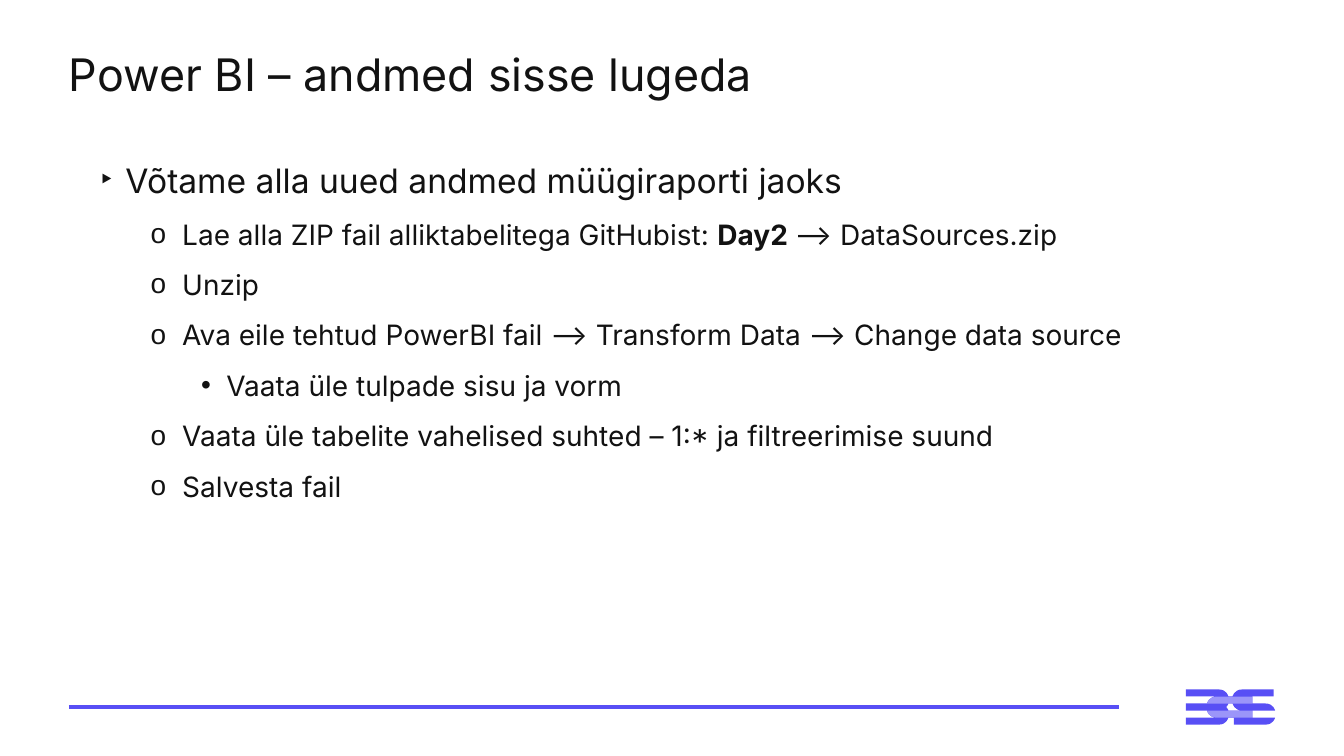
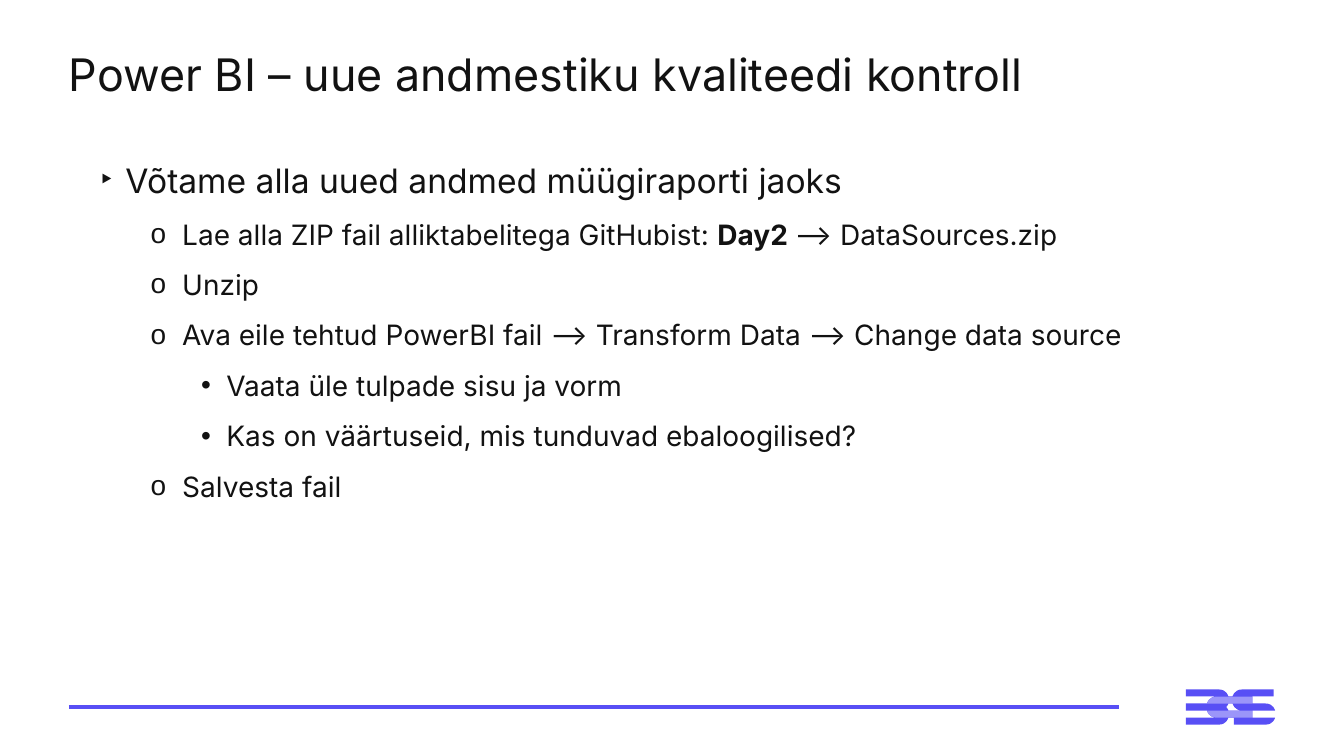
Before and after one commit to virverani/andmetarkus_2026_kevad, a slide deck: slide 10 of Day2/2-paev-andmetarkus-esitlus.pptx (slide 9 before the commit). Drawn at 1344x756 pixels with LibreOffice and Linux fonts; fonts in the diff are those of the drawing. Boxes give left, top, right and bottom in pixels: in the first picture for what was removed or moved away, otherwise in the second. Text is boxed around its words. In the diff, an @@ line names an element or a change of style, - is before the commit and + after.

```diff
--- a/Day2/2-paev-andmetarkus-esitlus.pptx
+++ b/Day2/2-paev-andmetarkus-esitlus.pptx
@@ title at (x1=69, y1=57, x2=1022, y2=92): text changed @@
-Power BI – andmed sisse lugeda
+Power BI – uue andmestiku kvaliteedi kontroll
@@ text at (x1=226, y1=425, x2=856, y2=452): text changed @@
-  o Vaata üle tabelite vahelised suhted – 1:* ja filtreerimise suund
+    • Kas on väärtuseid, mis tunduvad ebaloogilised?
```
Also in this commit, not shown: 3 other slides changed, 1 other file.
